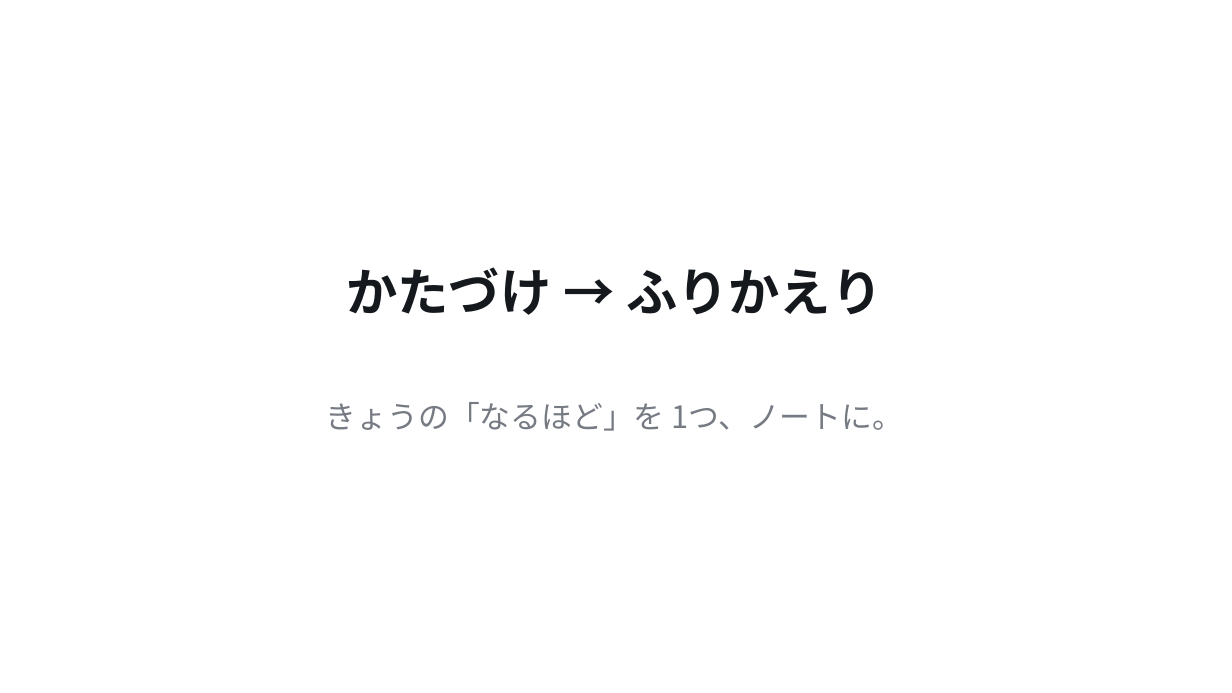
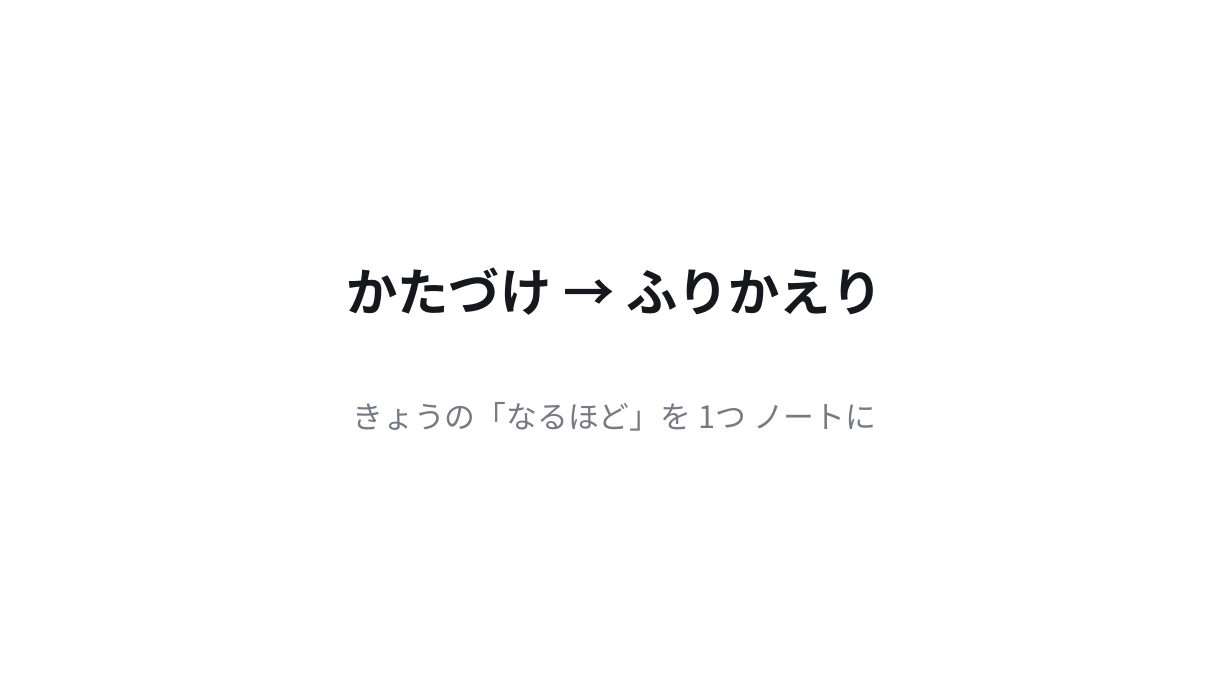
Before and after one commit to A-TOZAK/tateiwa-kenshu, a slide deck: slide 5 of templates/t3_jugyo_nagare.pptx. Drawn at 1232x693 pixels with LibreOffice and Linux fonts; fonts in the diff are those of the drawing. Boxes give left, top, right and bottom in pixels: in the first picture for what was removed or moved away, otherwise in the second. Text is boxed around its words. In the diff, an @@ line names an element or a change of style, - is before the commit and + after.

```diff
--- a/templates/t3_jugyo_nagare.pptx
+++ b/templates/t3_jugyo_nagare.pptx
@@ text at [353,402,876,431]: text changed @@
-きょうの「なるほど」を 1つ、ノートに。
+きょうの「なるほど」を 1つ ノートに
```
Also in this commit, not shown: 1 other slide changed, 17 other files.
